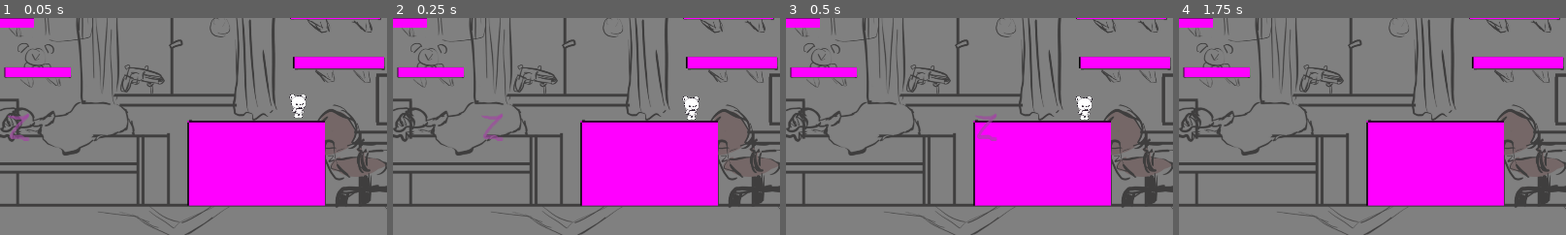
Above: before the commit, frames 1-4 (left to right).
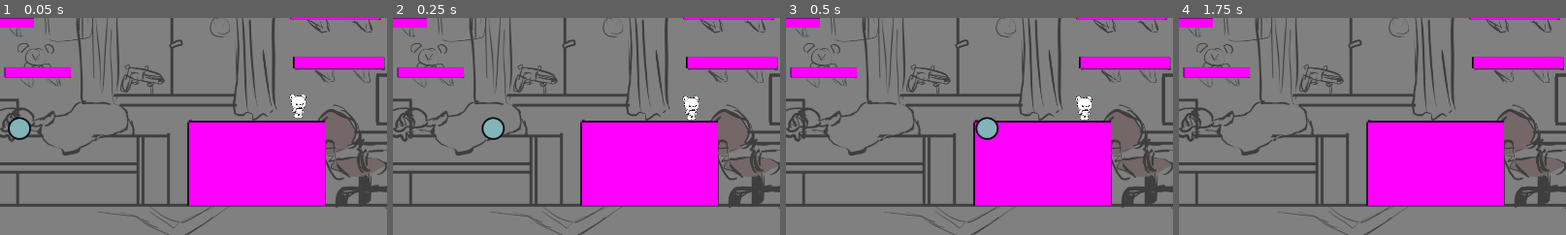
Above: after the commit, the same moments.

Repository: Karanval/CatStack
Game: Godot game, scene res://Scenes/TestScene/TestScene.tscn
Same seed, same stepped clock (60 frames per second), same inputs: the game is played once before the commit and once after it.
Inputs:
- Up to frame 1 (0.05 s): no input
- Up to frame 2 (0.25 s): no input
- Up to frame 3 (0.5 s): no input
- Up to frame 4 (1.75 s): hold D (Right) from 0.53 s (still down); tap Space (Jump) at 0.77, 1.52 s
The pictures show only the part of the screen within x 5-55%, y 44-94%; the shares and areas given below are measured in that part.

The runs differ from the first frame. In frame 1, 0.6% of the frame differs, in the area x 2-9%, y 44-57%; in frame 2, 0.6%; in frame 3, 0.6%, in the area x 48-56%, y 44-57%; in frame 4, nothing differs.

Commit message:
colorfull bullets

Diff:
--- a/Scenes/Bullet/Bullet.tscn
+++ b/Scenes/Bullet/Bullet.tscn
@@ -1,24 +1,25 @@
-[gd_scene load_steps=4 format=3 uid="uid://d2h6k3u68wvus"]
+[gd_scene load_steps=5 format=3 uid="uid://d2h6k3u68wvus"]
 
-[ext_resource type="Texture2D" uid="uid://c8hradj7le15o" path="res://graphics/zzz.png" id="1_7u3a6"]
 [ext_resource type="Script" uid="uid://4p044rbqmoti" path="res://Scenes/Bullet/Bullet.gd" id="1_jy0d1"]
+[ext_resource type="Texture2D" uid="uid://7tv5genny6ov" path="res://graphics/items/ball_gun_bullet.png" id="2_nijle"]
+[ext_resource type="Script" uid="uid://xww8dfjf0v5k" path="res://Scenes/Bullet/ColorRandomizer.gd" id="3_nyr60"]
 
-[sub_resource type="CapsuleShape2D" id="CapsuleShape2D_jy0d1"]
-radius = 25.0
-height = 64.0
+[sub_resource type="CircleShape2D" id="CircleShape2D_6dsri"]
+radius = 30.0
 
 [node name="Bullet" type="Node2D"]
 script = ExtResource("1_jy0d1")
 
 [node name="Sprite2D" type="Sprite2D" parent="."]
-scale = Vector2(0.279999, 0.4)
-texture = ExtResource("1_7u3a6")
+texture = ExtResource("2_nijle")
+script = ExtResource("3_nyr60")
+colors = Array[Color]([Color(0.835294, 0.427451, 0.392157, 1), Color(0.509804, 0.709804, 0.721569, 1), Color(0.996078, 0.588235, 0.733333, 1), Color(0.623529, 0.145098, 0.298039, 1), Color(0.592157, 0.717647, 0.572549, 1)])
 
 [node name="Area2D" type="Area2D" parent="."]
 collision_layer = 16
 collision_mask = 4
 
 [node name="CollisionShape2D" type="CollisionShape2D" parent="Area2D"]
-shape = SubResource("CapsuleShape2D_jy0d1")
+shape = SubResource("CircleShape2D_6dsri")
 
 [connection signal="body_entered" from="Area2D" to="." method="_on_area_2d_body_entered"]
--- /dev/null
+++ b/Scenes/Bullet/ColorRandomizer.gd
@@ -0,0 +1,8 @@
+extends Sprite2D
+
+
+@export var colors: Array[Color]
+
+func _ready() -> void:
+	randomize()
+	modulate = colors[randi_range(0, colors.size()-1)]
Not shown, added: Scenes/Bullet/ColorRandomizer.gd.uid
Binary file added: graphics/items/ball_gun_1.png
Not shown, added: graphics/items/ball_gun_1.png.import
Binary file added: graphics/items/ball_gun_2.png
Not shown, added: graphics/items/ball_gun_2.png.import
Binary file added: graphics/items/ball_gun_bullet.png
Not shown, added: graphics/items/ball_gun_bullet.png.import
